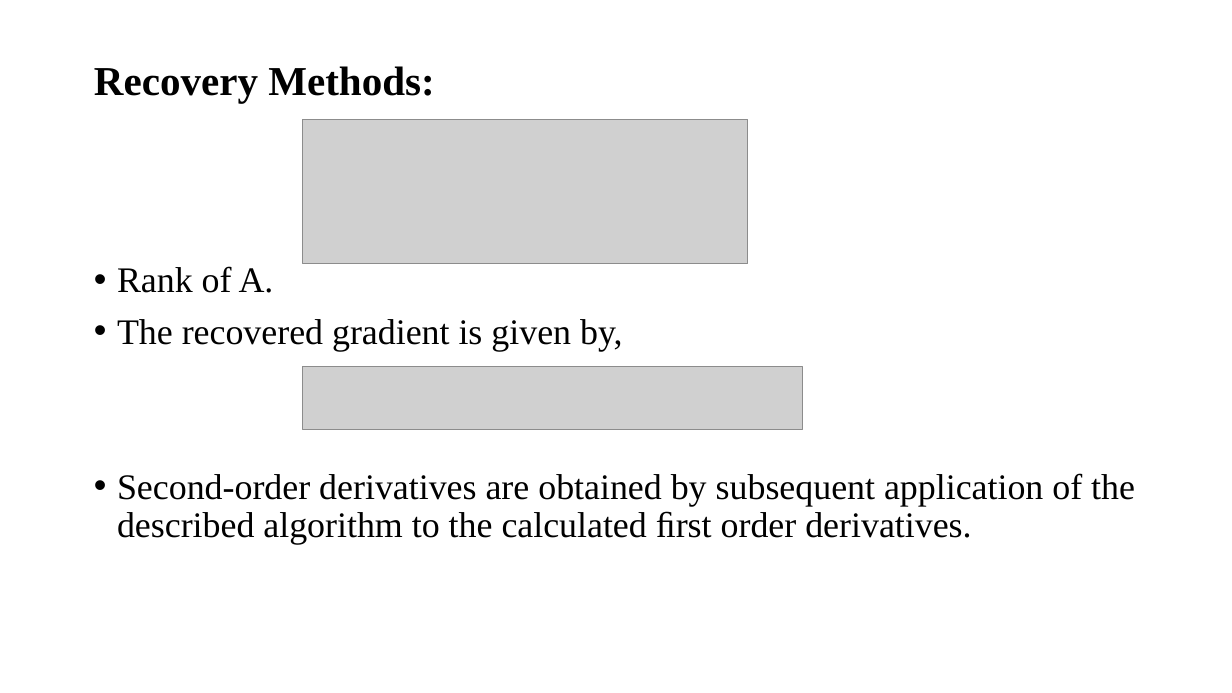
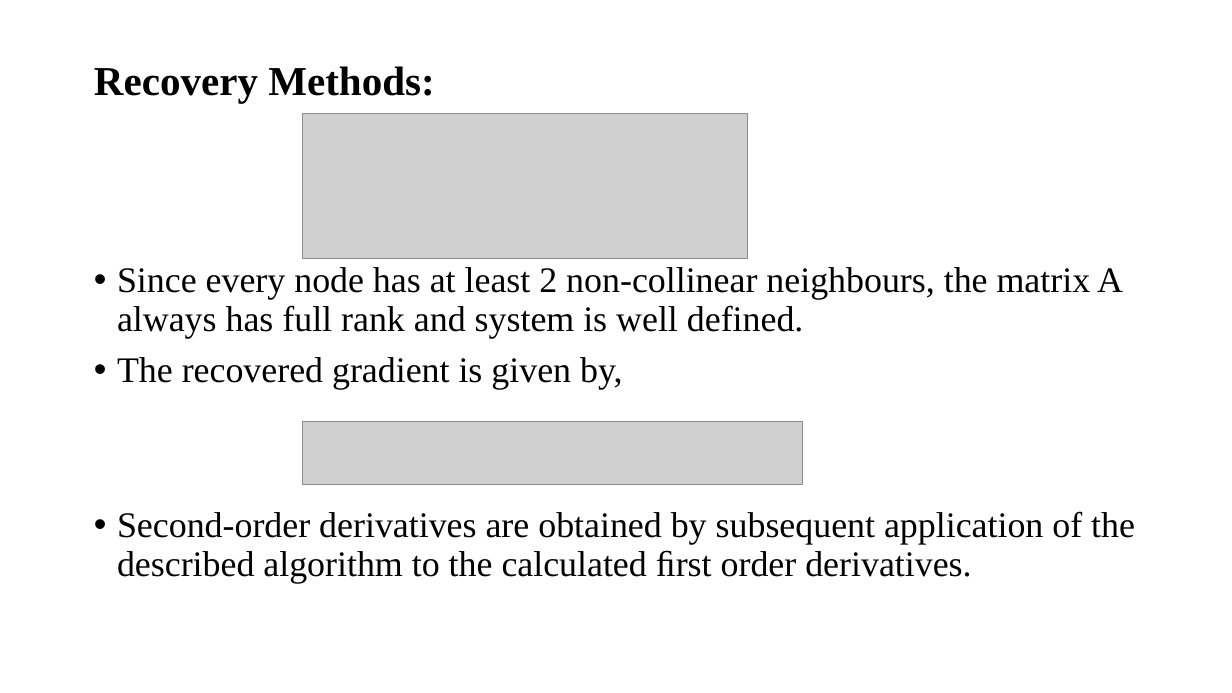
Before and after one commit to lohith921/amr, a slide deck: slide 8 of HBA.pptx. Drawn at 1232x693 pixels with LibreOffice and Linux fonts; fonts in the diff are those of the drawing; grey boxes stand for pictures. Boxes give left, top, right and bottom in pixels: in the first picture for what was removed or moved away, otherwise in the second. Text is boxed around its words. In the diff, an @@ line names an element or a change of style, - is before the commit and + after.

Commit message:
Change font and rearranged slides

```diff
--- a/HBA.pptx
+++ b/HBA.pptx
@@ picture: place and size @@
-picture at [303,119,749,264]
+picture at [303,114,749,259]
@@ text at [117,267,1123,338]: text changed @@
-• Rank of A.
+• Since every node has at least 2 non-collinear neighbours, the matrix A always has full rank and system is well defined.
@@ picture: place and size @@
-picture at [303,367,803,430]
+picture at [303,421,803,484]
```
Also in this commit, not shown: 7 other slides changed.
